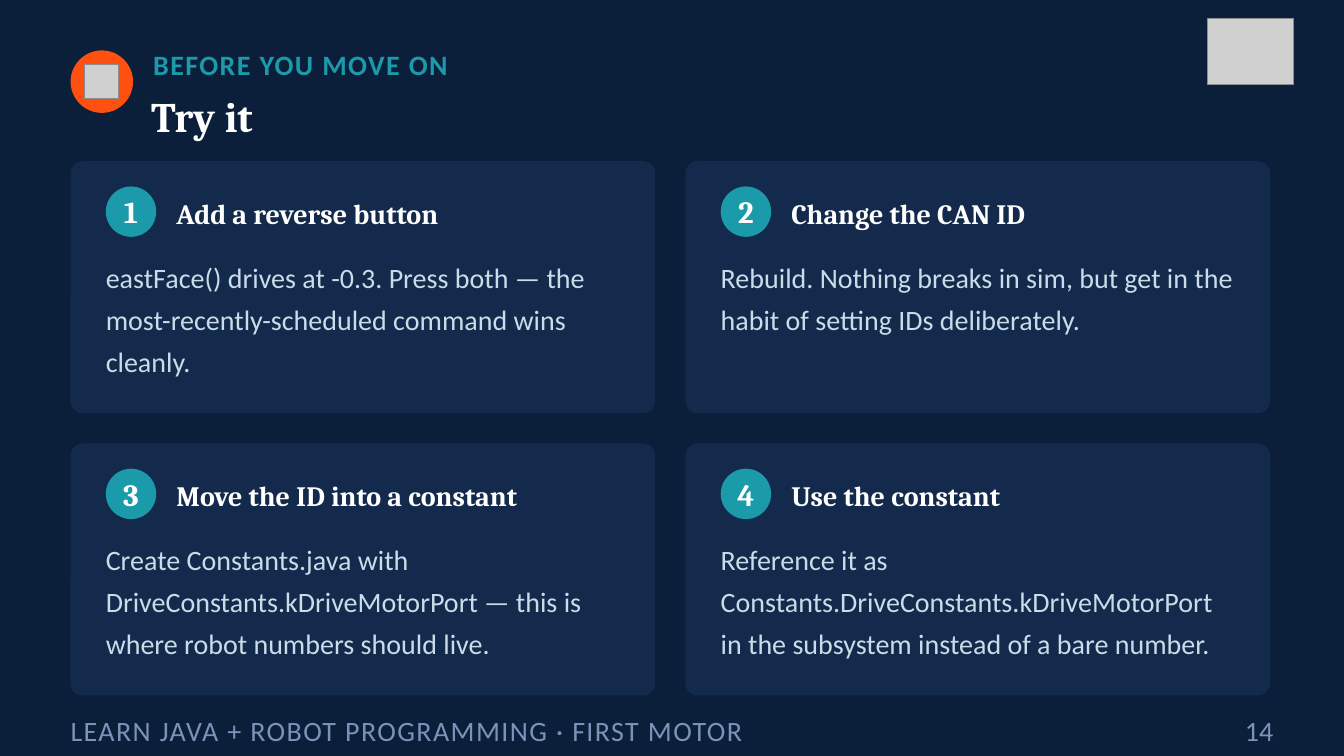
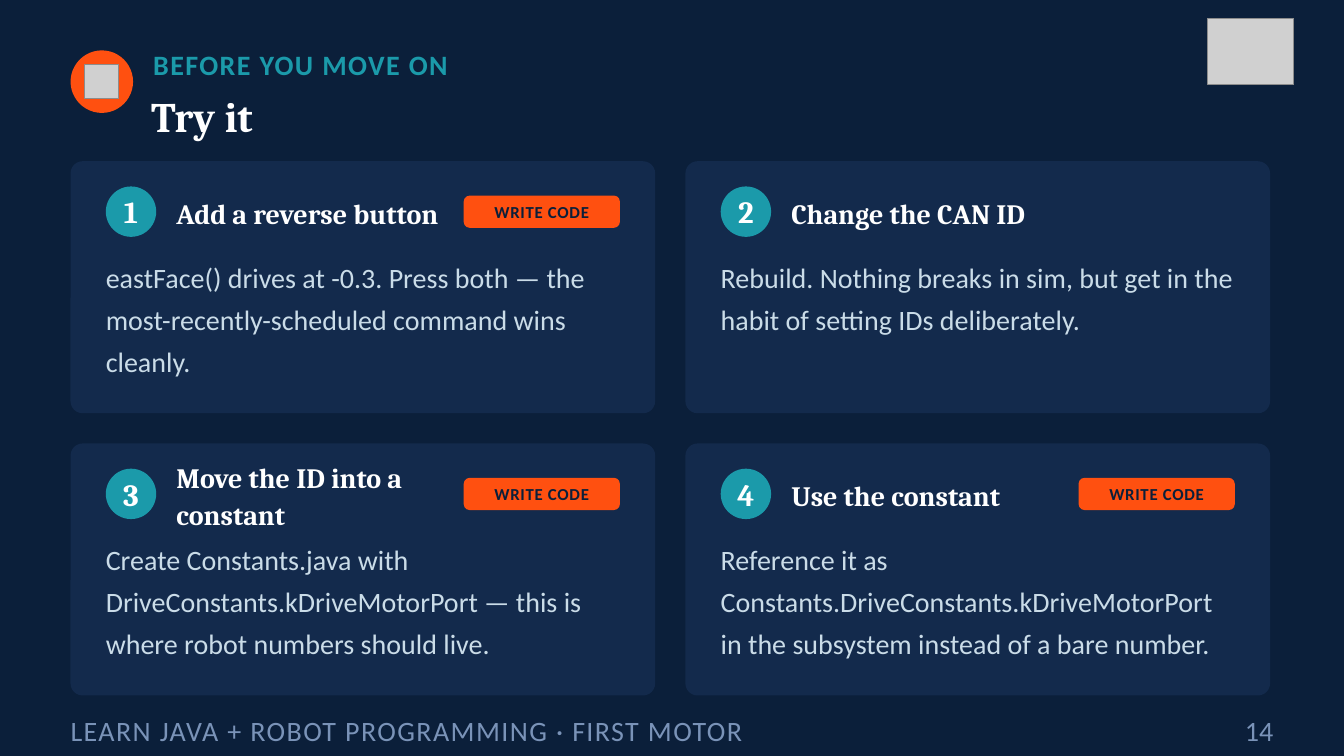
Before and after one commit to FRC5010/BasicRobotLessons, a slide deck: slide 14 of docs/presentations/v3/01-first-motor.pptx. Drawn at 1344x756 pixels with LibreOffice and Linux fonts; fonts in the diff are those of the drawing; grey boxes stand for pictures. Boxes give left, top, right and bottom in pixels: in the first picture for what was removed or moved away, otherwise in the second. Text is boxed around its words. In the diff, an @@ line names an element or a change of style, - is before the commit and + after.

```diff
--- a/docs/presentations/v3/01-first-motor.pptx
+++ b/docs/presentations/v3/01-first-motor.pptx
@@ rounded rectangle added at [464, 196, 620, 228], fill #FF5010 @@
@@ text added at [494, 207, 589, 218], 12 pt, text #0B1F3A, bold @@
+WRITE CODE
@@ text "Move the ID into a ..." rewrapped from [176, 486, 517, 507] to [176, 468, 402, 526] @@
@@ rounded rectangle added at [464, 478, 620, 510], fill #FF5010 @@
@@ rounded rectangle added at [1079, 478, 1235, 510], fill #FF5010 @@
@@ text added at [494, 489, 589, 500], 12 pt, text #0B1F3A, bold @@
+WRITE CODE
@@ text added at [1109, 489, 1204, 500], 12 pt, text #0B1F3A, bold @@
+WRITE CODE
```
Also in this commit, not shown: 1 other slide changed, 2 other files.
